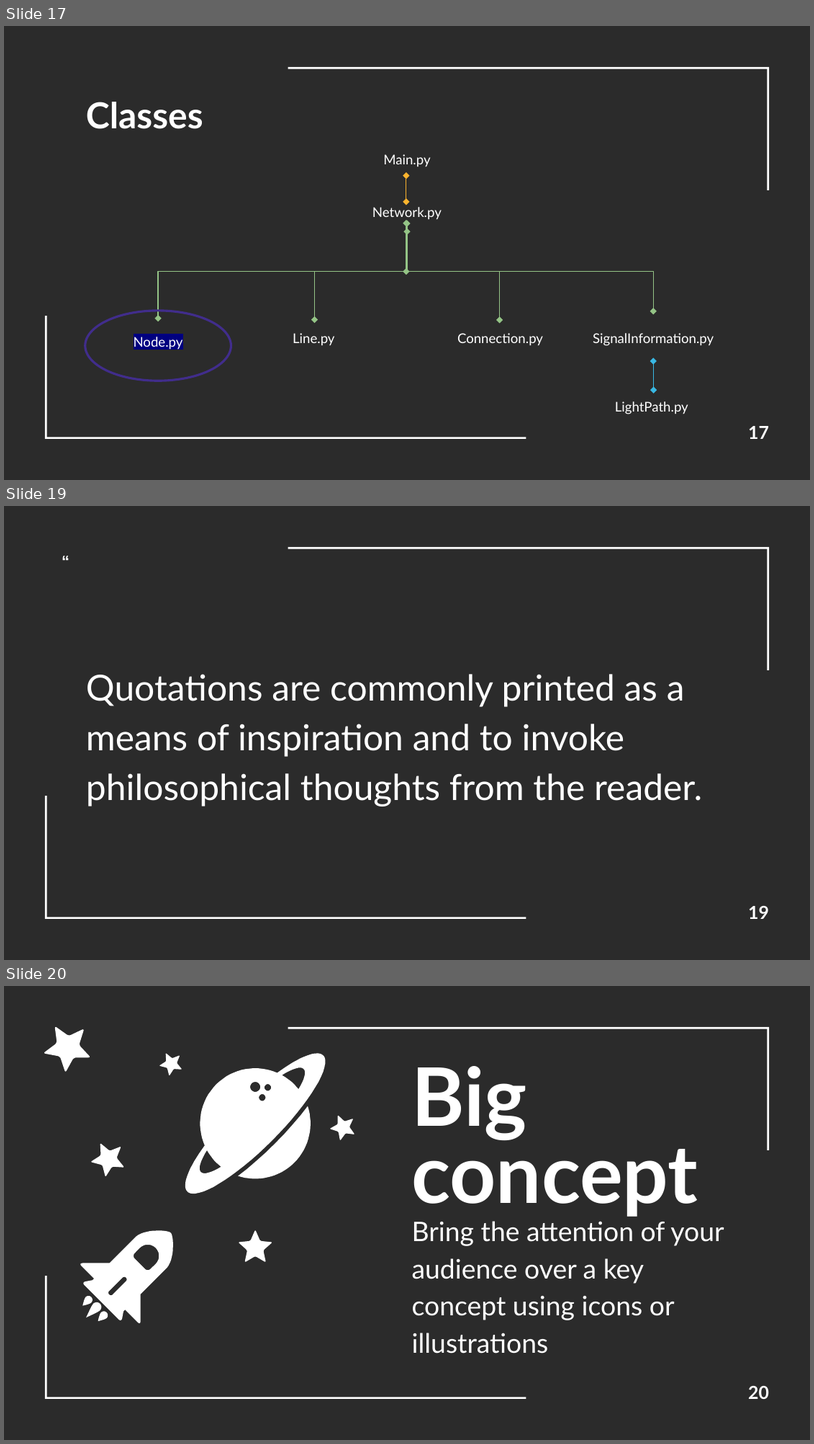
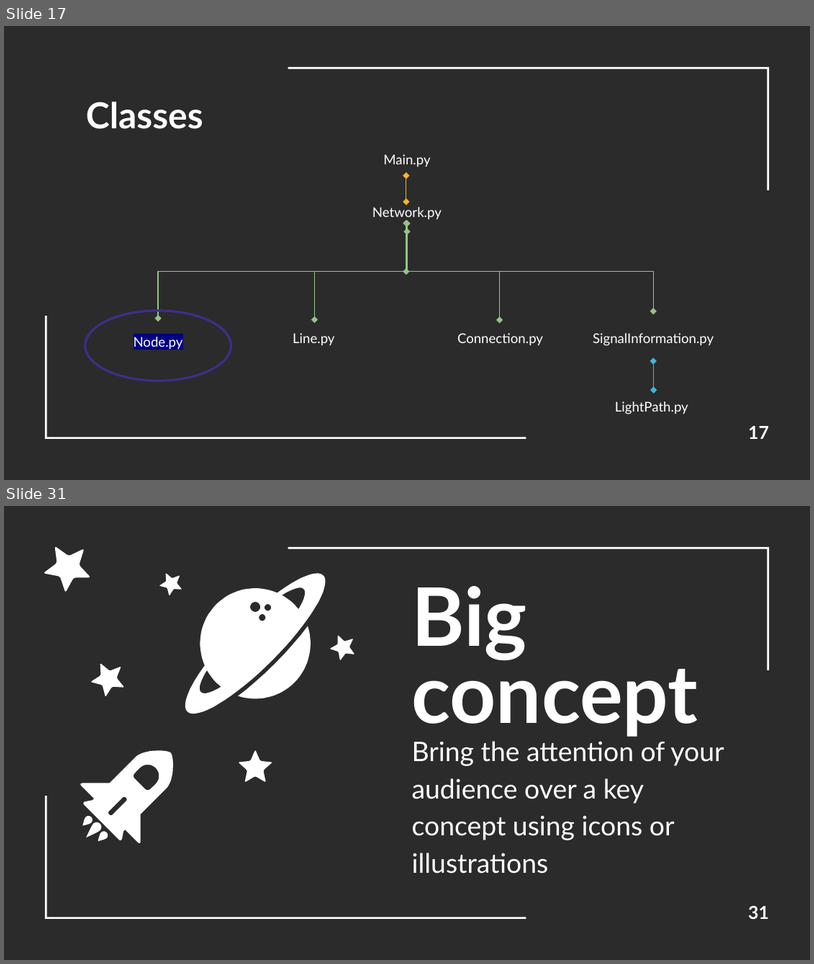
Before and after one commit to RenatoParker/OON_LabsProject, a slide deck: Presentazione esame OOP.pptx. Shown one above the other, each under a label of ours: slides 17, 19 and 20 before the commit, slides 17 and 31 after it; the slides between them are not shown. The pictures are 814x1444 and 814x964 pixels, drawn with LibreOffice and Linux fonts; fonts in the diff are those of the drawing; background and template pictures are left out; a plain dark background stands for a picture behind light text. Boxes give left, top, right and bottom in pixels: in the first picture for what was removed or moved away, otherwise in the second. Text is boxed around its words. In the diff, an @@ line names an element or a change of style, - is before the commit and + after.

```diff
--- a/Presentazione esame OOP.pptx
+++ b/Presentazione esame OOP.pptx
@@ slide 19 removed at (x1=4, y1=506, x2=810, y2=960), background picture (left out); not listed: 2 template elements that a slide beside it also shows @@
@@ text removed at (x1=45, y1=547, x2=86, y2=579) @@
-“
@@ text removed at (x1=86, y1=674, x2=702, y2=806) @@
-Quotations are commonly printed as a means of inspiration and to invoke philosophical thoughts from the reader.
@@ page number removed at (x1=748, y1=906, x2=769, y2=919) @@
-19
@@ what was slide 20 is now slide 31 @@
@@ page number at (x1=748, y1=906, x2=769, y2=919): text changed @@
-20
+31
```
Also in this commit, not shown: 4 slides changed, 13 slides added, 7 other slides removed, 3 other files.
